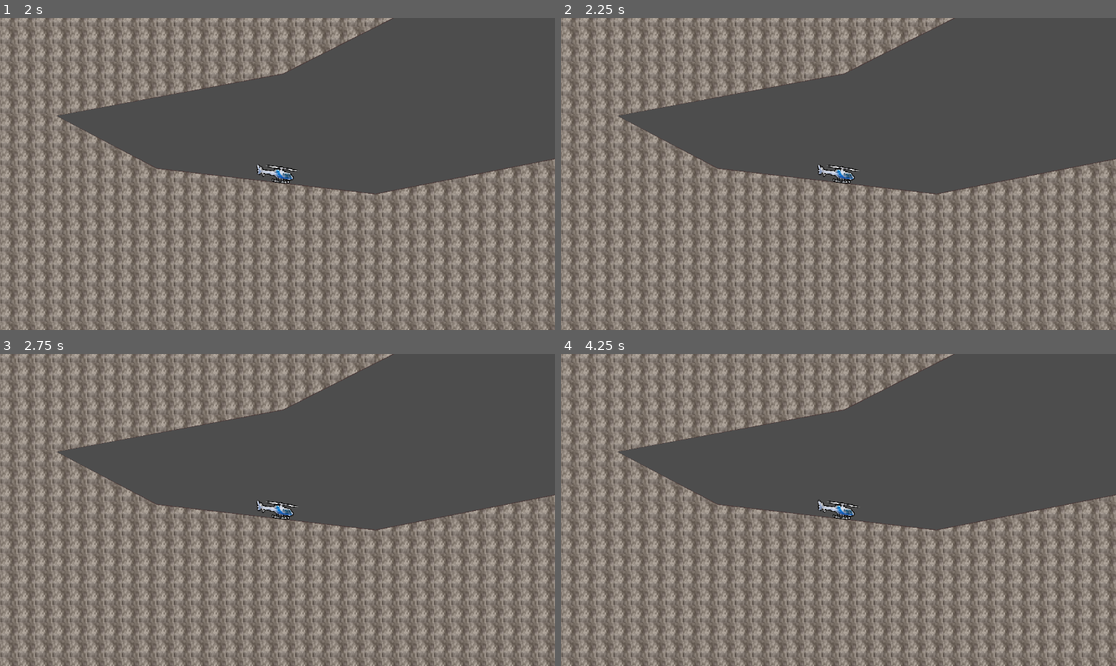
Above: before the commit, frames 1-4 (two rows, left to right).
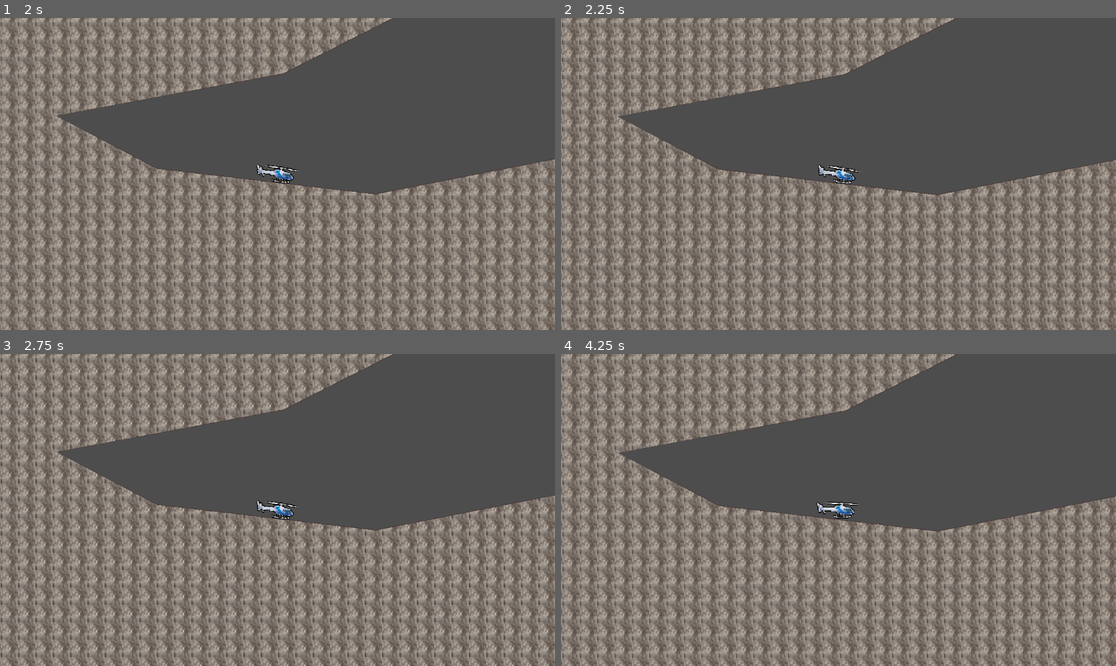
Above: after the commit, the same moments.

Repository: crispyBrownWork/fathelicopter
Game: Godot game, scene res://world_environment.tscn
Same seed, same stepped clock (60 frames per second), same inputs: the game is played once before the commit and once after it.
Inputs (mouse positions are in pixels of both pictures, inside the frame that each line leads up to):
- Up to frame 1 (2 s): tap Enter at 0.5 s; move the mouse to (399, 158) at 0.52 s; hold Right (ui_right) 0.53-1.25 s; hold Alt 0.53-1.25 s; click (399, 158) at 0.67 s; tap Space at 0.77 s; drag from (166, 189) to (249, 236) at 1.27 s
- Up to frame 2 (2.25 s): tap R (reset, bound only after the commit) at 2 s; move the mouse to (894, 105) at 2.02 s; hold Right (ui_right) from 2.03 s (still down); hold Ctrl from 2.03 s (still down)
- Up to frame 3 (2.75 s): keep holding Right (ui_right); keep holding Ctrl
- Up to frame 4 (4.25 s): release Right (ui_right) at 2.75 s; release Ctrl at 2.75 s; drag from (810, 572) to (672, 463) at 2.77 s; tap R (reset, bound only after the commit) at 3.5, 4.15 s; move the mouse to (1005, 556) at 3.52 s; hold Left (ui_left) from 3.53 s (still down); hold Alt from 3.53 s (still down); tap Space at 3.77 s

Frame 1 is identical in both runs. In frame 2, 7.7% of the frame differs, in the area x 0-100%, y 0-100%; in frame 3, 1.5%; in frame 4, 13%.

Commit message:
Auto stash before checking out "origin/main"

Diff:
--- a/project.godot
+++ b/project.godot
@@ -12,7 +12,7 @@
 
 config/name="FatHelicopter"
 run/main_scene="res://world_environment.tscn"
-config/features=PackedStringArray("4.2", "Forward Plus")
+config/features=PackedStringArray("4.3", "Forward Plus")
 config/icon="res://icon.svg"
 
 [editor_plugins]
@@ -23,33 +23,38 @@
 
 ui_left={
 "deadzone": 0.5,
-"events": [Object(InputEventKey,"resource_local_to_scene":fa …(174 unchanged characters)… l_keycode":0,"key_label":0,"unicode":0,"echo":false,"script":null)
+"events": [Object(InputEventKey,"resource_local_to_scene":fa …(174 unchanged characters)… l_keycode":0,"key_label":0,"unicode":0,"location":0,"echo":false,"script":null)
 , Object(InputEventJoypadButton,"resource_local_to_scene":false,"resource_name":"","device":0,"button_index":13,"pressure":0.0,"pressed":false,"script":null)
 , Object(InputEventJoypadMotion,"resource_local_to_scene":false,"resource_name":"","device":0,"axis":0,"axis_value":-1.0,"script":null)
-, Object(InputEventKey,"resource_local_to_scene":false,"reso …(162 unchanged characters)… keycode":65,"key_label":0,"unicode":97,"echo":false,"script":null)
+, Object(InputEventKey,"resource_local_to_scene":false,"reso …(162 unchanged characters)… keycode":65,"key_label":0,"unicode":97,"location":0,"echo":false,"script":null)
 ]
 }
 ui_right={
 "deadzone": 0.5,
-"events": [Object(InputEventKey,"resource_local_to_scene":fa …(174 unchanged characters)… l_keycode":0,"key_label":0,"unicode":0,"echo":false,"script":null)
+"events": [Object(InputEventKey,"resource_local_to_scene":fa …(174 unchanged characters)… l_keycode":0,"key_label":0,"unicode":0,"location":0,"echo":false,"script":null)
 , Object(InputEventJoypadButton,"resource_local_to_scene":false,"resource_name":"","device":0,"button_index":14,"pressure":0.0,"pressed":false,"script":null)
 , Object(InputEventJoypadMotion,"resource_local_to_scene":false,"resource_name":"","device":0,"axis":0,"axis_value":1.0,"script":null)
-, Object(InputEventKey,"resource_local_to_scene":false,"reso …(163 unchanged characters)… eycode":68,"key_label":0,"unicode":100,"echo":false,"script":null)
+, Object(InputEventKey,"resource_local_to_scene":false,"reso …(163 unchanged characters)… eycode":68,"key_label":0,"unicode":100,"location":0,"echo":false,"script":null)
 ]
 }
 ui_up={
 "deadzone": 0.5,
-"events": [Object(InputEventKey,"resource_local_to_scene":fa …(174 unchanged characters)… l_keycode":0,"key_label":0,"unicode":0,"echo":false,"script":null)
+"events": [Object(InputEventKey,"resource_local_to_scene":fa …(174 unchanged characters)… l_keycode":0,"key_label":0,"unicode":0,"location":0,"echo":false,"script":null)
 , Object(InputEventJoypadButton,"resource_local_to_scene":false,"resource_name":"","device":0,"button_index":11,"pressure":0.0,"pressed":false,"script":null)
 , Object(InputEventJoypadMotion,"resource_local_to_scene":false,"resource_name":"","device":0,"axis":1,"axis_value":-1.0,"script":null)
-, Object(InputEventKey,"resource_local_to_scene":false,"reso …(163 unchanged characters)… eycode":87,"key_label":0,"unicode":119,"echo":false,"script":null)
+, Object(InputEventKey,"resource_local_to_scene":false,"reso …(163 unchanged characters)… eycode":87,"key_label":0,"unicode":119,"location":0,"echo":false,"script":null)
 ]
 }
 ui_down={
 "deadzone": 0.5,
-"events": [Object(InputEventKey,"resource_local_to_scene":fa …(174 unchanged characters)… l_keycode":0,"key_label":0,"unicode":0,"echo":false,"script":null)
+"events": [Object(InputEventKey,"resource_local_to_scene":fa …(174 unchanged characters)… l_keycode":0,"key_label":0,"unicode":0,"location":0,"echo":false,"script":null)
 , Object(InputEventJoypadButton,"resource_local_to_scene":false,"resource_name":"","device":0,"button_index":12,"pressure":0.0,"pressed":false,"script":null)
 , Object(InputEventJoypadMotion,"resource_local_to_scene":false,"resource_name":"","device":0,"axis":1,"axis_value":1.0,"script":null)
-, Object(InputEventKey,"resource_local_to_scene":false,"reso …(163 unchanged characters)… eycode":83,"key_label":0,"unicode":115,"echo":false,"script":null)
+, Object(InputEventKey,"resource_local_to_scene":false,"reso …(163 unchanged characters)… eycode":83,"key_label":0,"unicode":115,"location":0,"echo":false,"script":null)
 ]
 }
+reset={
+"deadzone": 0.5,
+"events": [Object(InputEventKey,"resource_local_to_scene":false,"resource_name":"","device":-1,"window_id":0,"alt_pressed":false,"shift_pressed":false,"ctrl_pressed":false,"meta_pressed":false,"pressed":false,"keycode":0,"physical_keycode":82,"key_label":0,"unicode":114,"location":0,"echo":false,"script":null)
+]
+}
--- /dev/null
+++ b/world_environment.gd
@@ -0,0 +1,13 @@
+extends Node2D
+
+
+# Called when the node enters the scene tree for the first time.
+func _ready() -> void:
+	pass # Replace with function body.
+
+
+# Called every frame. 'delta' is the elapsed time since the previous frame.
+func _process(delta: float) -> void:
+	if(Input.is_action_pressed("reset")):
+		get_tree().reload_current_scene()
+	pass
--- a/world_environment.tscn
+++ b/world_environment.tscn
@@ -1,5 +1,6 @@
-[gd_scene load_steps=169 format=3 uid="uid://ch3mb06am8rf5"]
-
+[gd_scene load_steps=170 format=3 uid="uid://ch3mb06am8rf5"]
+
+[ext_resource type="Script" path="res://world_environment.gd" id="1_so6sr"]
 [ext_resource type="Texture2D" uid="uid://dmwpxef7cytkq" path="res://HelicopterSprite.png" id="1_umgt1"]
 [ext_resource type="Script" path="res://addons/rmsmartshape/shapes/shape_closed.gd" id="2_0yiln"]
 [ext_resource type="Script" path="res://addons/rmsmartshape/vertex_properties.gd" id="3_lqk3r"]
@@ -1125,6 +1126,7 @@
 height = 56.0
 
 [node name="WorldEnvironment" type="Node2D"]
+script = ExtResource("1_so6sr")
 
 [node name="Terrain" type="Node2D" parent="."]
 
Not shown, changed: addons/rmsmartshape/shapes/shape_closed.gd
Not shown: 60 places in world_environment.tscn that only renumber resources
